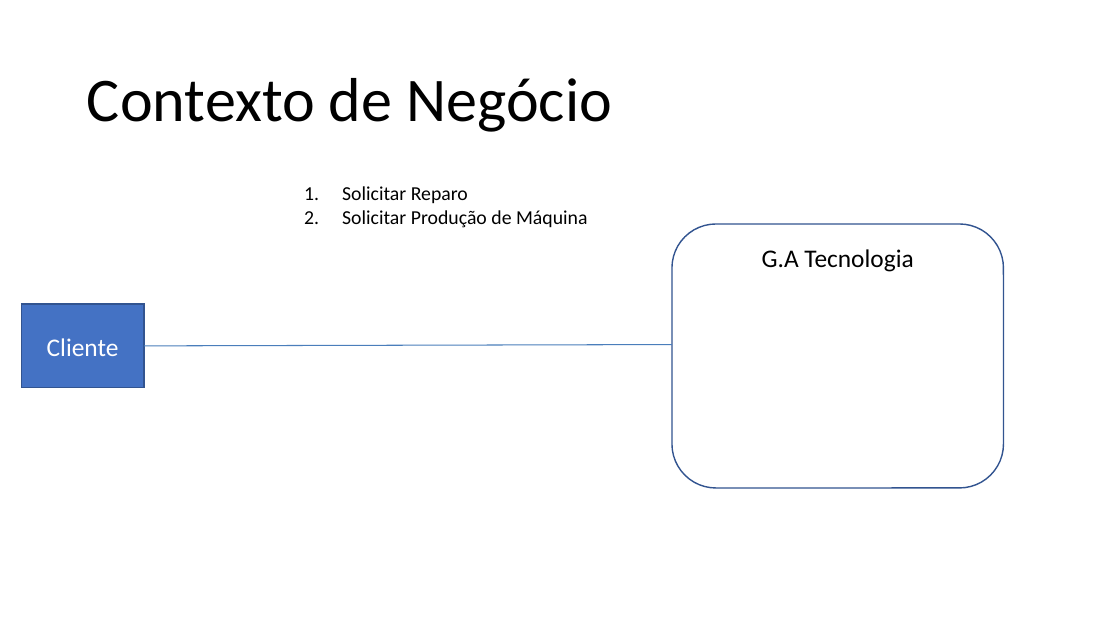
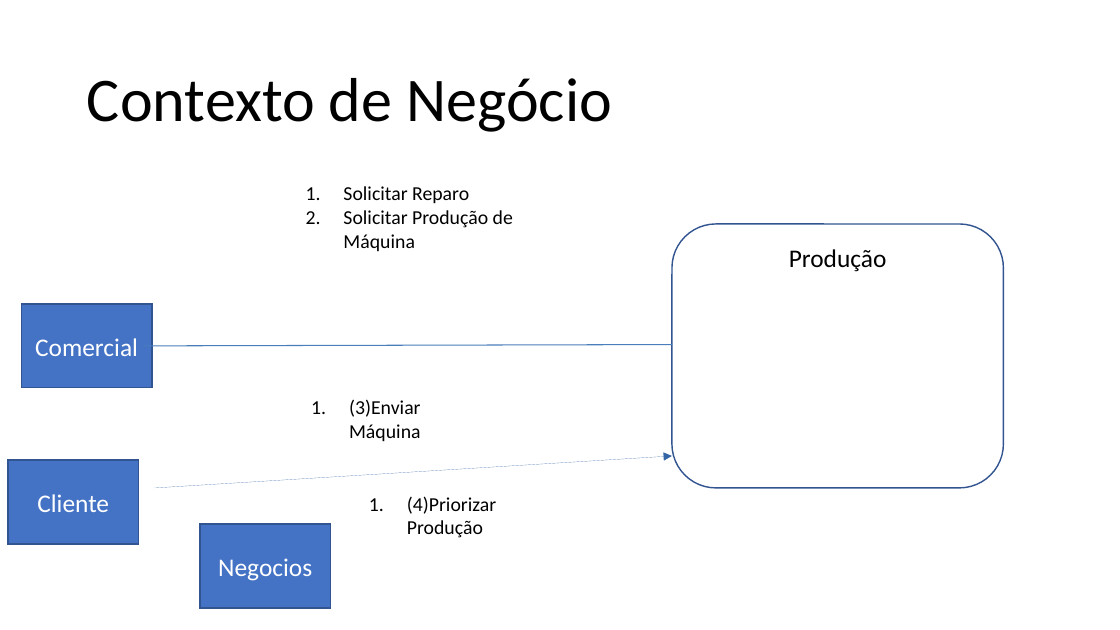
Before and after one commit to lmoraesImpacta/OPE, a slide deck: slide 1 of Artefatos/15-ArquiteturaDeNegocioParaCadaCenario.pptx. Drawn at 1120x630 pixels with LibreOffice and Linux fonts; fonts in the diff are those of the drawing. Boxes give left, top, right and bottom in pixels: in the first picture for what was removed or moved away, otherwise in the second. Text is boxed around its words. In the diff, an @@ line names an element or a change of style, - is before the commit and + after.

Commit message:
Artefato 15 e 16 corrigidos falta solicitacao reparo

```diff
--- a/Artefatos/15-ArquiteturaDeNegocioParaCadaCenario.pptx
+++ b/Artefatos/15-ArquiteturaDeNegocioParaCadaCenario.pptx
@@ text "Solicitar Reparo" rewrapped from (342,186,588,228) to (343,186,513,252) @@
@@ text in rounded rectangle at (789,249,887,272): text changed @@
-G.A Tecnologia
+Produção
@@ rectangle "Comercial": place and size @@
-rectangle "Comercial" at (21,304,144,388)
+rectangle "Comercial" at (21,304,152,387)
@@ text in rectangle at (35,338,138,356): text changed @@
-Cliente
+Comercial
@@ line (144, 346) - (672, 345): stroke #4B7EBC 0.75 pt to #4A7EBB 0.75 pt @@
@@ text added at (349,399,421,442), 14 pt, text #000000 @@
+1. (3)Enviar Máquina
@@ rectangle added at (8,460,139,544), fill #4472C4, outline #325490 0.99 pt, 18 pt, text #FFFFFF @@
+Cliente
@@ arrow added from (154, 488) to (672, 456), #3465A4 0.75 pt @@
@@ text added at (407,496,496,538), 14 pt, text #000000 @@
+1. (4)Priorizar Produção
@@ rectangle added at (200,524,331,608), fill #4472C4, outline #325490 0.99 pt, 18 pt, text #FFFFFF @@
+Negocios
```
Also in this commit, not shown: 2 other slides changed, 2 slides added, 1 other file.
